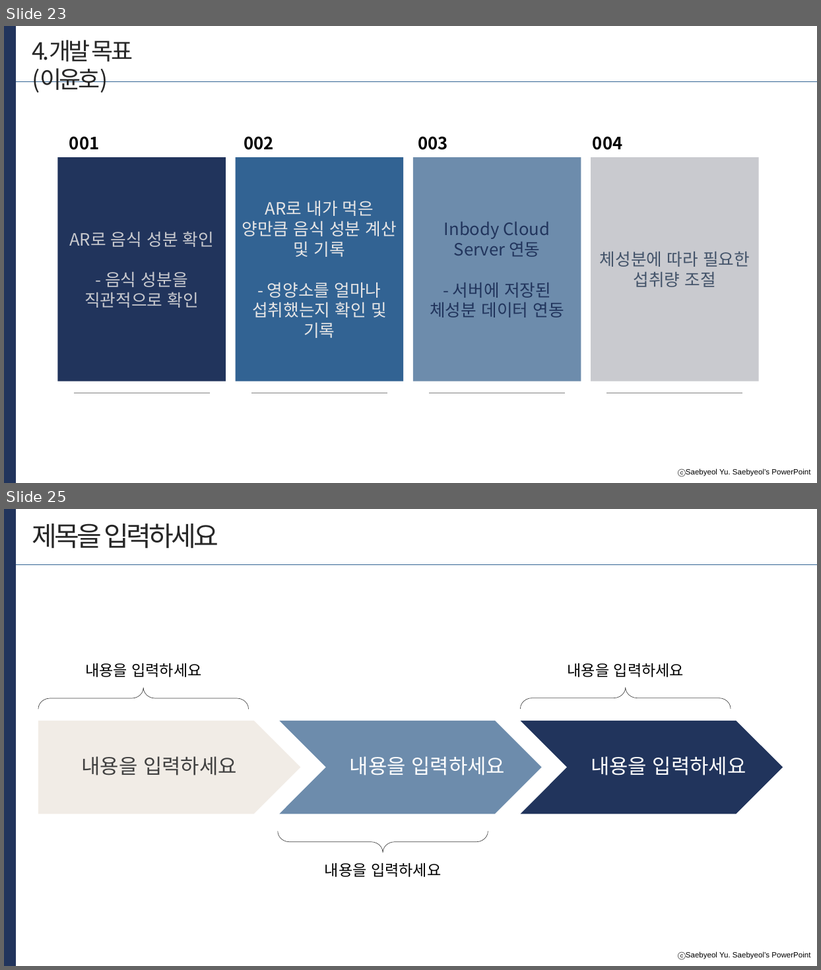
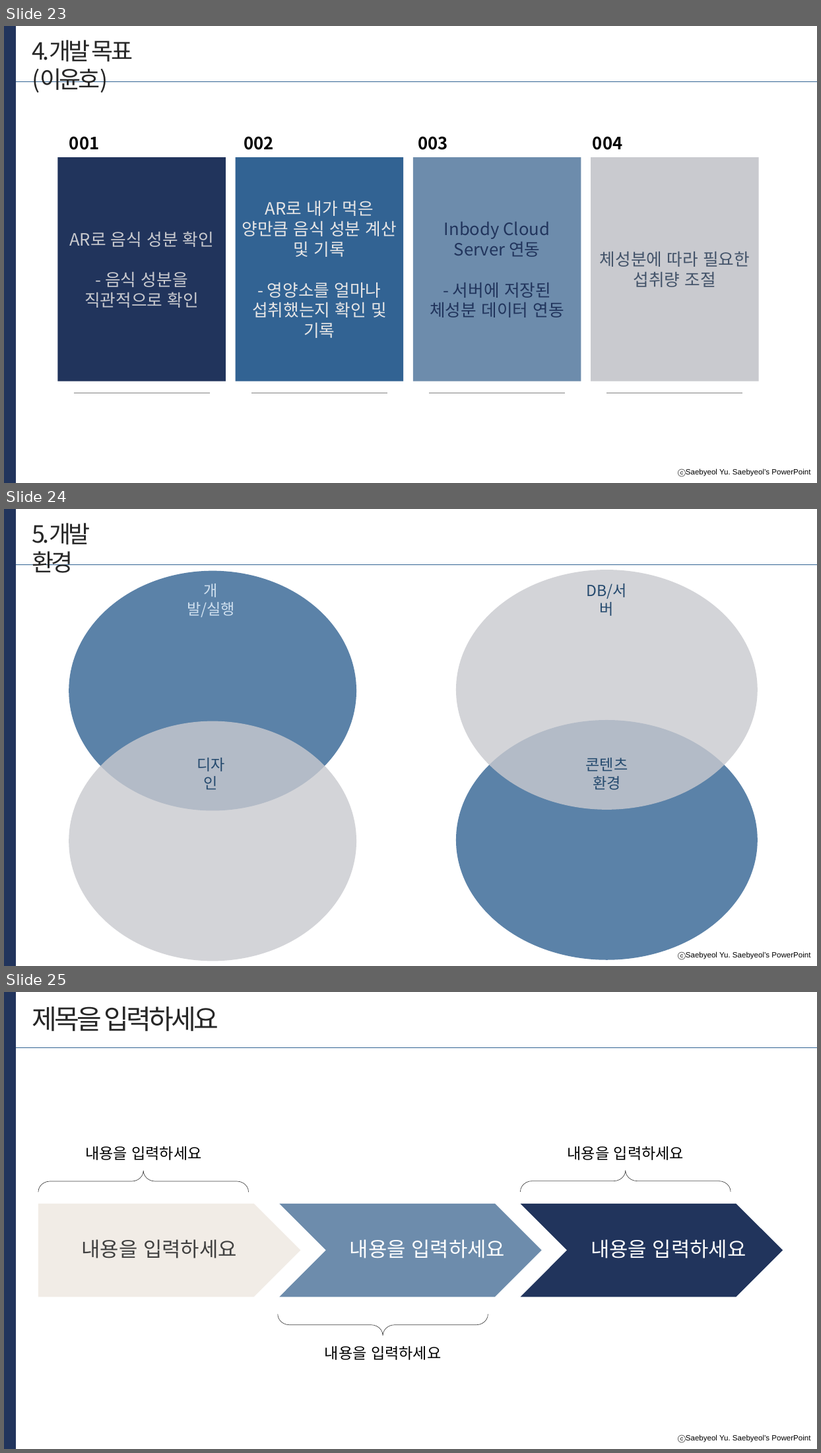
Before and after one commit to developerYHLee/University_Homework, a slide deck: 기말과제.pptx. Shown one above the other, each under a label of ours: slides 23 and 25 before the commit, slides 23, 24 and 25 after it; the slides between them are not shown. The pictures are 821x970 and 821x1453 pixels, drawn with LibreOffice and Linux fonts; fonts in the diff are those of the drawing. Boxes give left, top, right and bottom in pixels: in the first picture for what was removed or moved away, otherwise in the second. Text is boxed around its words. In the diff, an @@ line names an element or a change of style, - is before the commit and + after.

```diff
--- a/기말과제.pptx
+++ b/기말과제.pptx
@@ slide 24 added at bbox=[4, 509, 817, 966], background #FFFFFF; not listed: 1 template element that a slide beside it also shows @@
@@ rectangle added at bbox=[4, 509, 16, 966], fill #21345C @@
@@ text added at bbox=[32, 523, 90, 573], 28 pt, text #262626 @@
+5.개발 환경
@@ line added from (16, 564) to (817, 564), #326393 0.5 pt @@
@@ ellipse added at bbox=[69, 570, 356, 811], fill #326393 at 80% opacity @@
@@ text added at bbox=[187, 584, 235, 617], 18 pt, text #D0E0EF @@
+개발/실행
@@ ellipse added at bbox=[457, 569, 758, 810], fill #C9CACF at 80% opacity @@
@@ text added at bbox=[587, 584, 627, 616], 18 pt, text #254A6E @@
+DB/서버
@@ ellipse added at bbox=[69, 722, 356, 962], fill #C9CACF at 80% opacity @@
@@ ellipse added at bbox=[457, 720, 758, 960], fill #326393 at 80% opacity @@
@@ text added at bbox=[197, 758, 225, 790], 18 pt, text #254A6E @@
+디자인
@@ text added at bbox=[586, 758, 628, 790], 18 pt, text #254A6E @@
+콘텐츠 환경
```
Also in this commit, not shown: 1 slide removed.
